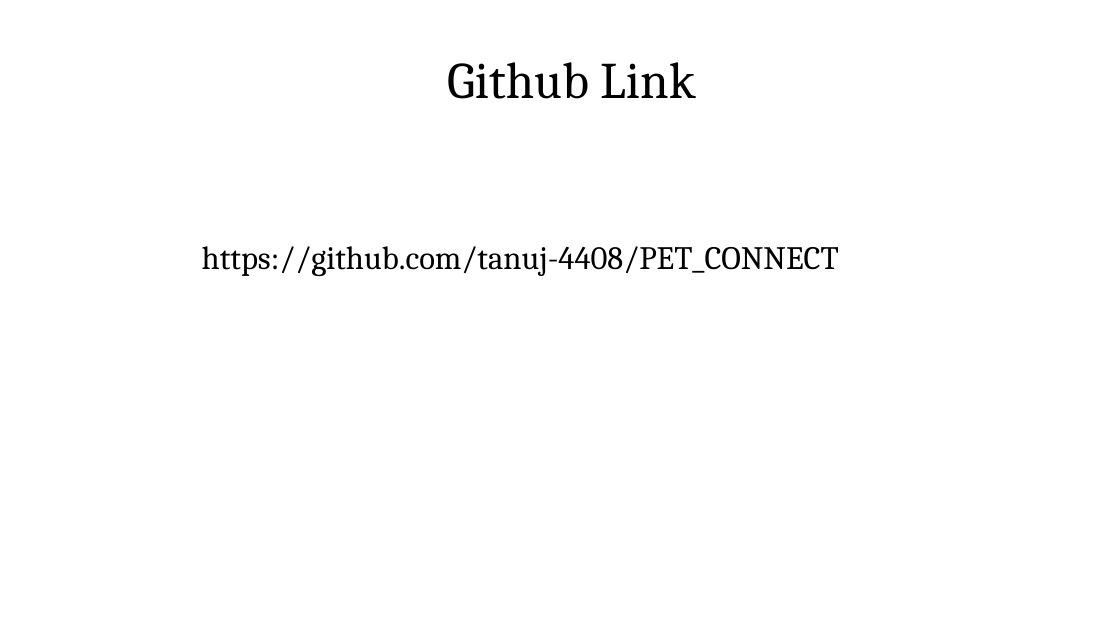
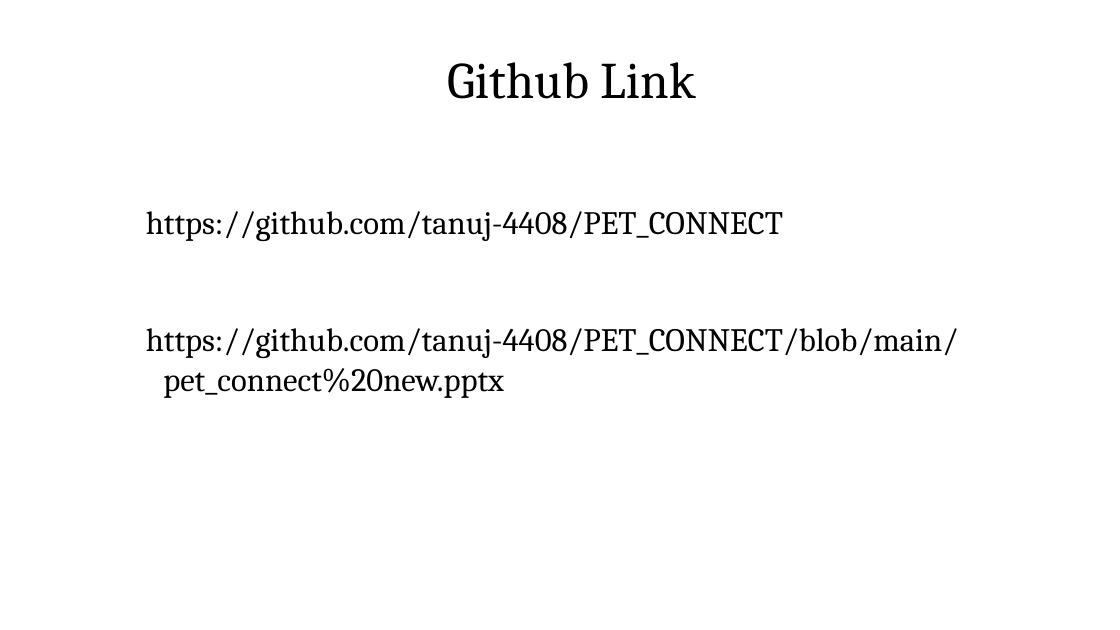
Before and after one commit to tanuj-4408/PET_CONNECT, a slide deck: slide 15 of pet_connect new.pptx. Drawn at 1120x630 pixels with LibreOffice and Linux fonts; fonts in the diff are those of the drawing; background and template pictures are left out. Boxes give left, top, right and bottom in pixels: in the first picture for what was removed or moved away, otherwise in the second. Text is boxed around its words. In the diff, an @@ line names an element or a change of style, - is before the commit and + after.

```diff
--- a/pet_connect new.pptx
+++ b/pet_connect new.pptx
@@ text "https://github.com/tanuj-4408/PET_CONNECT": place and size @@
-text "https://github.com/tanuj-4408/PET_CONNECT" at <box>202,246,839,276</box>
+text "https://github.com/tanuj-4408/PET_CONNECT" at <box>146,211,959,398</box>
@@ text at <box>146,328,959,398</box>: paragraph added @@
+https://github.com/tanuj-4408/PET_CONNECT/blob/main/pet_connect%20new.pptx
```
Also in this commit, not shown: 1 other slide changed.
